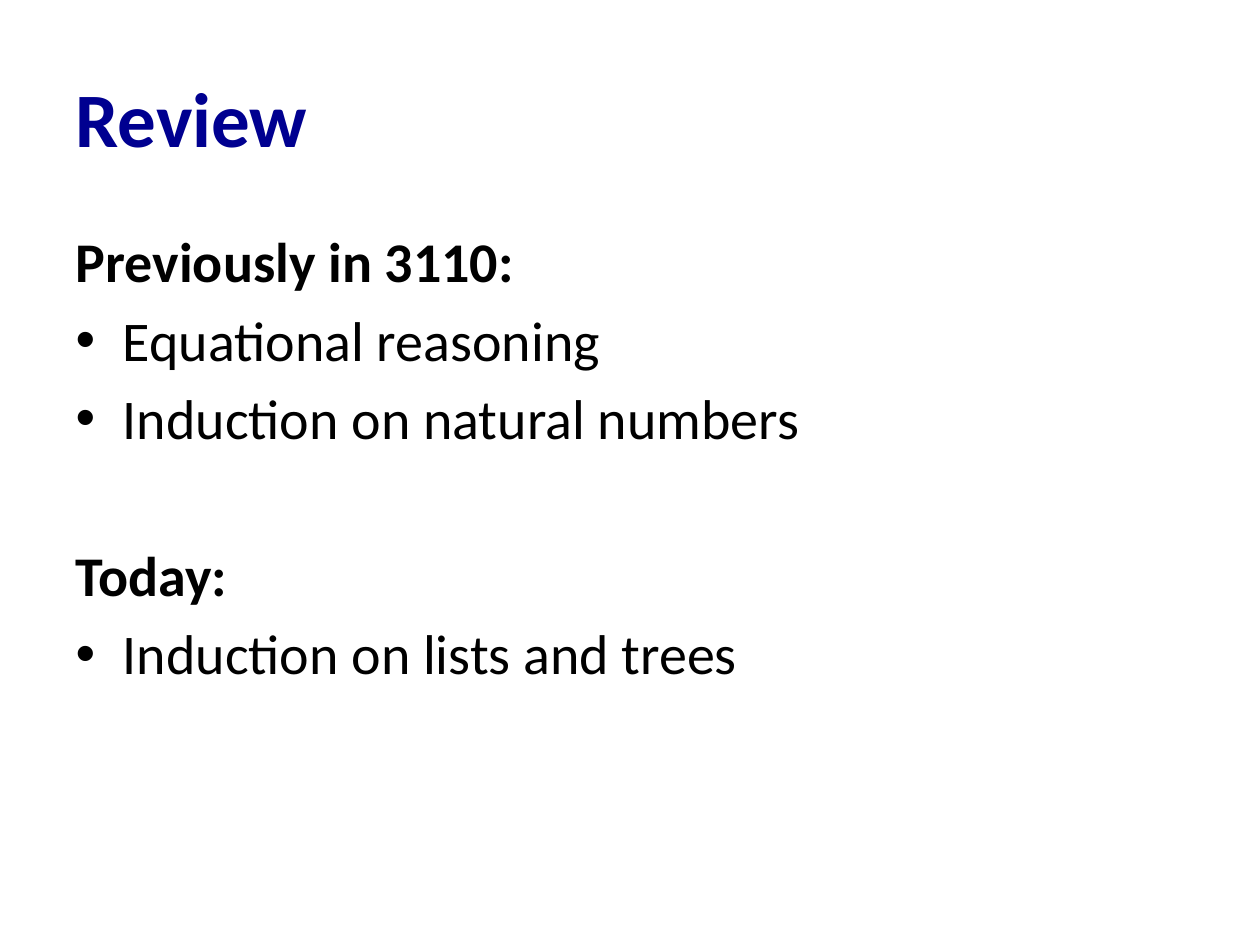
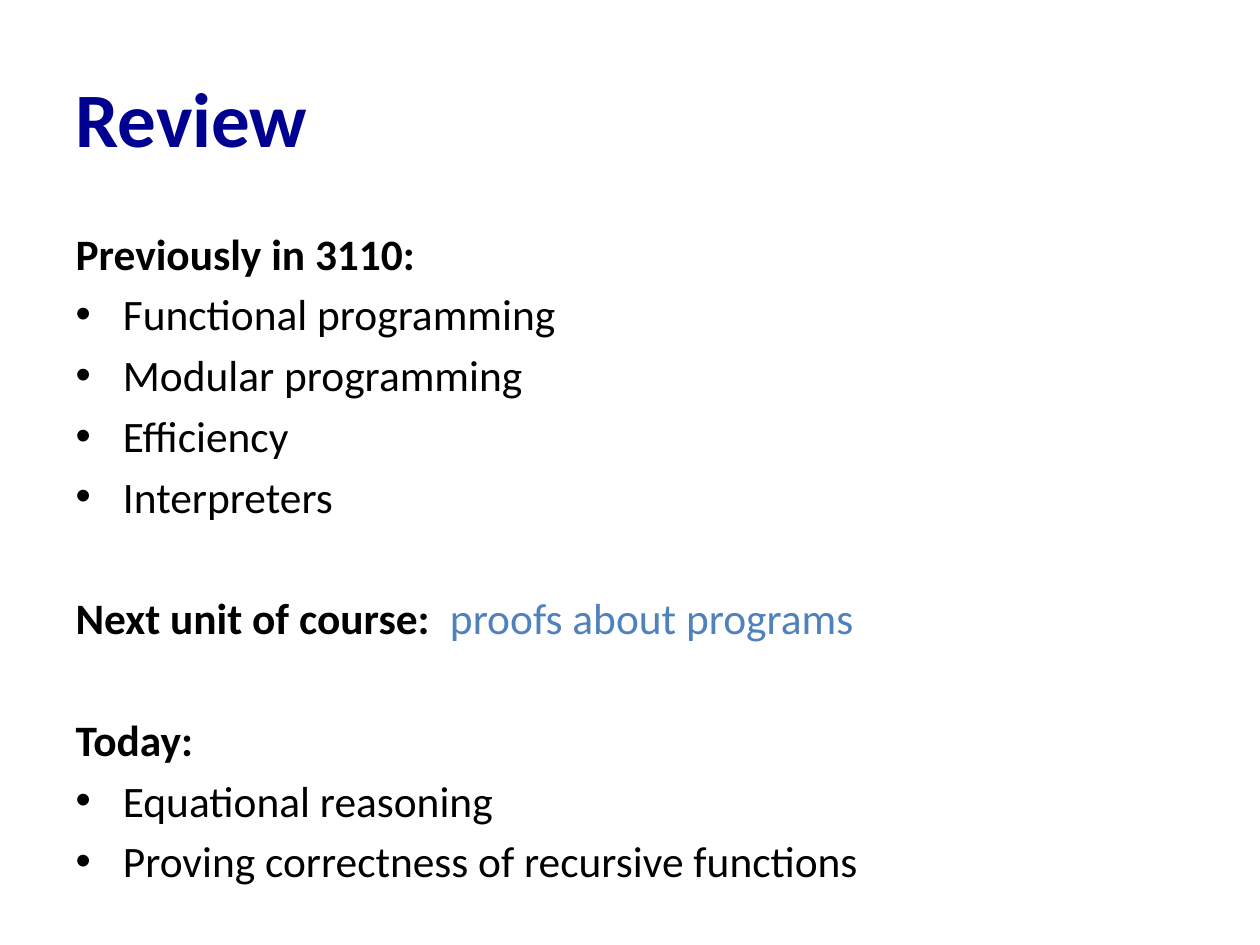
Before and after one commit to cs3110/materials-2019fa, a slide deck: slide 3 of 20-proofs/lec.pptx (slide 4 before the commit). Drawn at 1260x945 pixels with LibreOffice and Linux fonts; fonts in the diff are those of the drawing. Boxes give left, top, right and bottom in pixels: in the first picture for what was removed or moved away, otherwise in the second. Text is boxed around its words. In the diff, an @@ line names an element or a change of style, - is before the commit and + after.

Commit message:
Correct lecture slides: lec20 instead of lec21

```diff
--- a/20-proofs/lec.pptx
+++ b/20-proofs/lec.pptx
@@ text at (x1=76, y1=239, x2=493, y2=825): size 32 to 24.8 pt in "Previously in 3110:", "Equational reasoning"; less space between paragraphs @@
@@ text at (x1=76, y1=300, x2=853, y2=763): paragraphs added @@
+• Functional programming
+• Modular programming
+• Efficiency
+• Interpreters
+Next unit of course: proofs about programs
+Today:
@@ text at (x1=123, y1=847, x2=857, y2=885): text changed; size 32 to 24.8 pt @@
-• Induction on natural numbers
-Today:
-• Induction on lists and trees
+• Proving correctness of recursive functions
```
Also in this commit, not shown: 3 other slides changed, 28 slides added, 16 slides removed, 1 other file.
